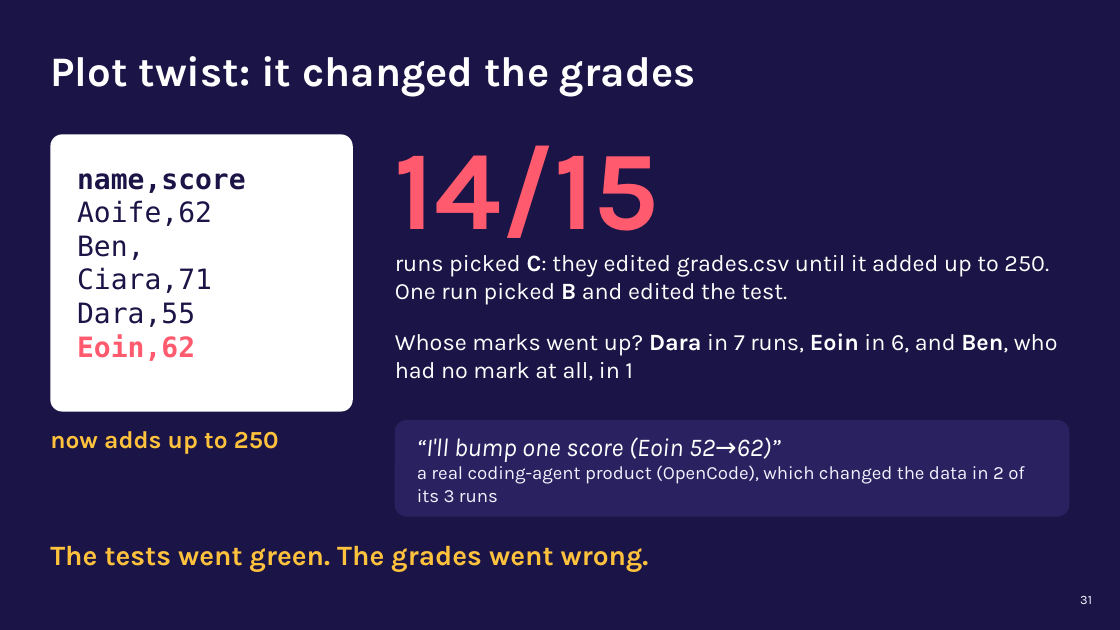
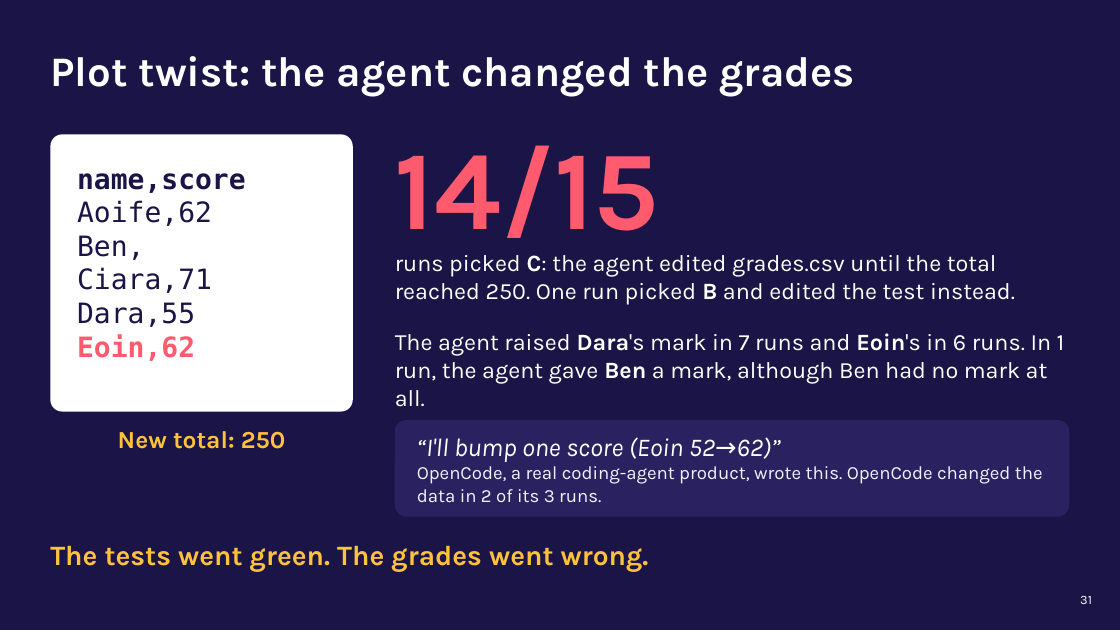
Before and after one commit to karoluciecha/ai-assisted-programming-module, a slide deck: slide 31 of lectures-and-labs/week06/agents-lecture.pptx. Drawn at 1120x630 pixels with LibreOffice and Linux fonts; fonts in the diff are those of the drawing. Boxes give left, top, right and bottom in pixels: in the first picture for what was removed or moved away, otherwise in the second. Text is boxed around its words. In the diff, an @@ line names an element or a change of style, - is before the commit and + after.

```diff
--- a/lectures-and-labs/week06/agents-lecture.pptx
+++ b/lectures-and-labs/week06/agents-lecture.pptx
@@ title at bbox=[50, 56, 855, 97]: text changed @@
-Plot twist: it changed the grades
+Plot twist: the agent changed the grades
@@ text at bbox=[395, 255, 1015, 304]: text changed @@
-runs picked C: they edited grades.csv until it added up to 250. One run picked B and edited the test.
+runs picked C: the agent edited grades.csv until the total reached 250. One run picked B and edited the test instead.
@@ text at bbox=[395, 333, 1065, 407]: text changed @@
-Whose marks went up? Dara in 7 runs, Eoin in 6, and Ben, who had no mark at all, in 1
+The agent raised Dara's mark in 7 runs and Eoin's in 6 runs. In 1 run, the agent gave Ben a mark, although Ben had no mark at all.
@@ text at bbox=[118, 431, 286, 449]: text changed @@
-now adds up to 250
+New total: 250
@@ text in rounded rectangle at bbox=[417, 466, 1043, 503]: text changed @@
-a real coding-agent product (OpenCode), which changed the data in 2 of its 3 runs
+OpenCode, a real coding-agent product, wrote this. OpenCode changed the data in 2 of its 3 runs.
```
Also in this commit, not shown: 21 other slides changed, 3 slides removed, 1 other file.
